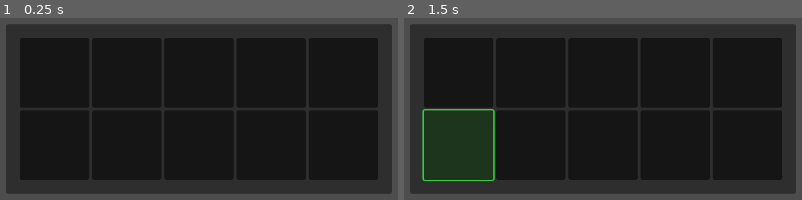
Above: before the commit, frames 1-2 (left to right).
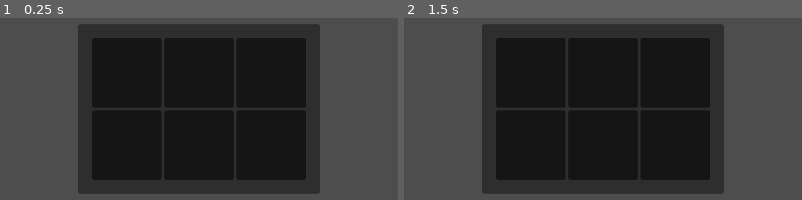
Above: after the commit, the same moments.

Repository: jakubaszcz/Godot-Wild-Jam-87
Game: Godot game, scene res://nodes/interfaces/power/power_fuse.tscn
The game is run twice, just before and just after one commit, with the same random seed, the same clock (stepped at 60 frames per second) and the same inputs. This scene is started directly instead of the project's main scene.
Inputs (mouse positions are in pixels of both pictures, inside the frame that each line leads up to):
- Up to frame 1 (0.25 s): no input
- Up to frame 2 (1.5 s): click (459, 72) at 0.52 s; click (459, 145) at 1.27 s

The runs differ from the first frame. In frame 1, 38% of the frame differs, in the area x 1-99%, y 3-97%; in frame 2, 37%.

Commit message:
Adding power as difficulties

Diff:
--- a/scripts/difficulty_manager.gd
+++ b/scripts/difficulty_manager.gd
@@ -18,7 +18,9 @@
 		"heat_gap": 15,
 		"humidity_timer": 3.0,
 		"heat_timer": 2.0,
-		"power_cut": true
+		"power_cut": true,
+		"power_cut_percent": 0,
+		"fuses": 3
 	},
 	Difficulty.Medium : {
 		"sprite": preload("res://assets/textures/fruits/02.png"),
@@ -27,7 +29,9 @@
 		"heat_gap": 15,
 		"humidity_timer": 3.0,
 		"heat_timer": 2.0,
-		"power_cut": true
+		"power_cut": true,
+		"power_cut_percent": 5,
+		"fuses": 4
 	},
 	Difficulty.Hard : {
 		"sprite": preload("res://assets/textures/fruits/03.png"),
@@ -36,7 +40,9 @@
 		"heat_gap": 15,
 		"humidity_timer": 3.0,
 		"heat_timer": 2.0,
-		"power_cut": true
+		"power_cut": true,
+		"power_cut_percent": 10,
+		"fuses": 5
 	}
 }
 
--- a/scripts/game.gd
+++ b/scripts/game.gd
@@ -52,11 +52,12 @@
 
 
 func _reset() -> void:
-	DifficultyManager._set_difficulty(DifficultyManager.Difficulty.Hard)
+	DifficultyManager._set_difficulty(DifficultyManager.Difficulty.Easy)
 	rot_timer = DifficultyManager._get_value("rot_timer")
 	_reset_humidity_timer()
 	_reset_heat_timer()
 	_reset_power_cut_timer()
+	_reset_power_cut_percent()
 
 	heat_time = DifficultyManager._get_value("heat_timer")
 	humidity_time = DifficultyManager._get_value("humidity_timer")
@@ -172,6 +173,8 @@
 func _reset_power_percent_timer() -> void:
 	power_cut_percent_timer = 0.0
 
+func _reset_power_cut_percent() -> void:
+	power_cut_percent = DifficultyManager._get_value("power_cut_percent")
 
 # ───────────────────────────────────────────────────────
 # 				Toggler
--- a/scripts/interfaces/power/power_fuse.gd
+++ b/scripts/interfaces/power/power_fuse.gd
@@ -7,12 +7,16 @@
 
 @onready var location = $CenterContainer/PanelContainer/MarginContainer/HBoxContainer
 
-var fuse_count := 5
+var fuse_count : int
 var current_index := 0
 
 
 func _ready():
+	_reset()
 	_create_fuses()
+
+func _reset() -> void:
+	fuse_count = DifficultyManager._get_value("fuses")
 
 func _create_fuses():
 	for i in fuse_count:
